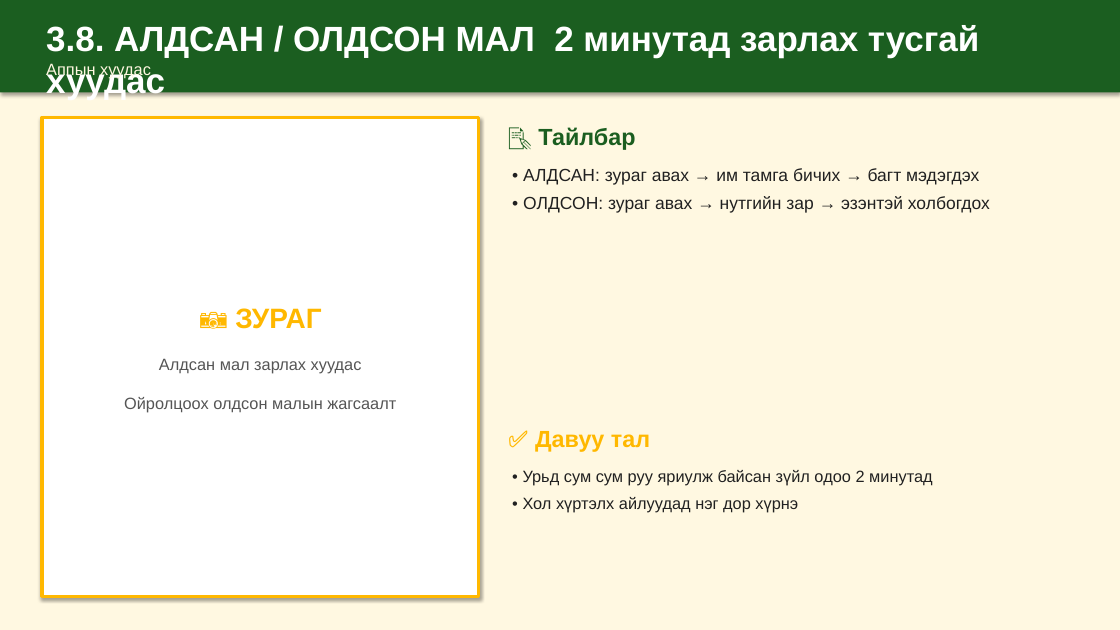
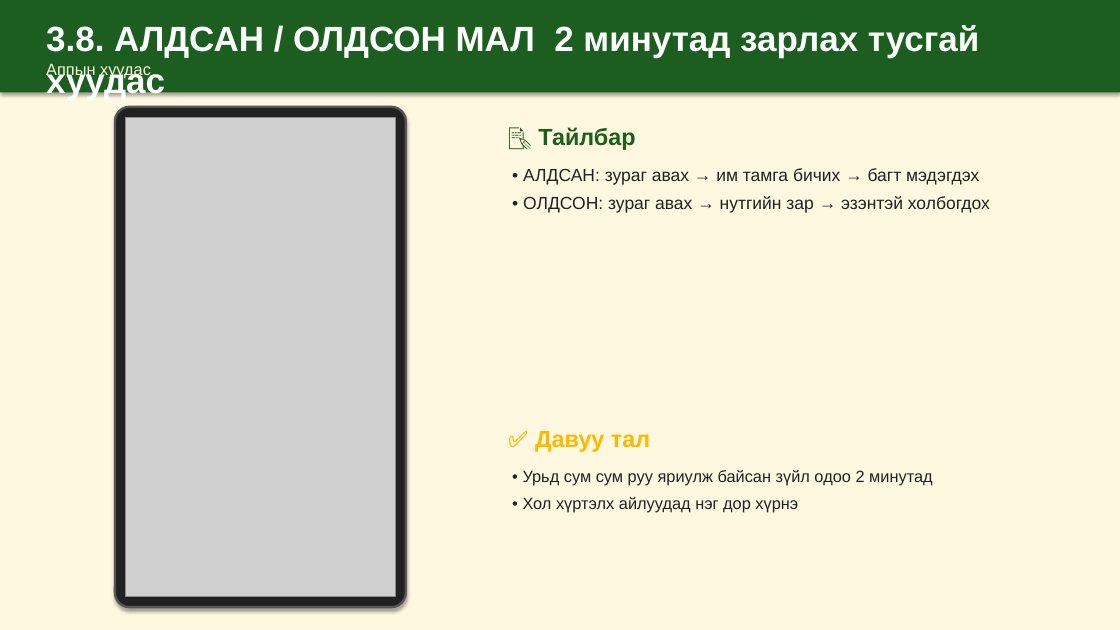
Before and after one commit to mendsaikhanch-stack/malchin-app, a slide deck: slide 11 of docs/bag-darga-tanilsuulga.pptx. Drawn at 1120x630 pixels with LibreOffice and Linux fonts; fonts in the diff are those of the drawing; grey boxes stand for pictures. Boxes give left, top, right and bottom in pixels: in the first picture for what was removed or moved away, otherwise in the second. Text is boxed around its words. In the diff, an @@ line names an element or a change of style, - is before the commit and + after.

```diff
--- a/docs/bag-darga-tanilsuulga.pptx
+++ b/docs/bag-darga-tanilsuulga.pptx
@@ rectangle removed at [42,118,479,597] @@
-📷 ЗУРАГ
-Алдсан мал зарлах хуудас
-Ойролцоох олдсон малын жагсаалт
@@ rounded rectangle added at [115,107,406,607], fill #212121, outline #555555 2 pt @@
@@ picture added at [126,118,396,597] @@
```
Also in this commit, not shown: 12 other slides changed, 16 other files.
